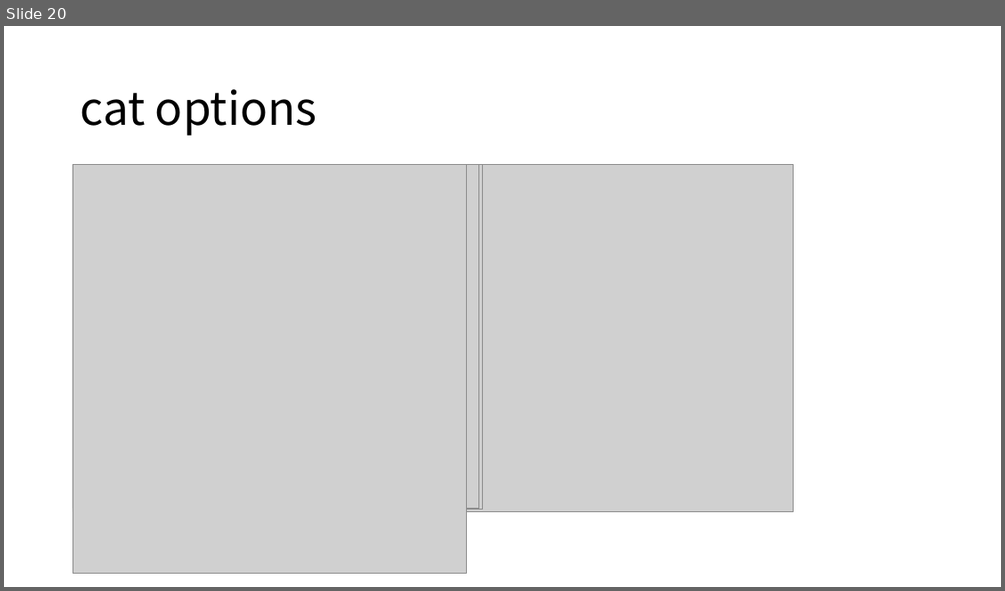
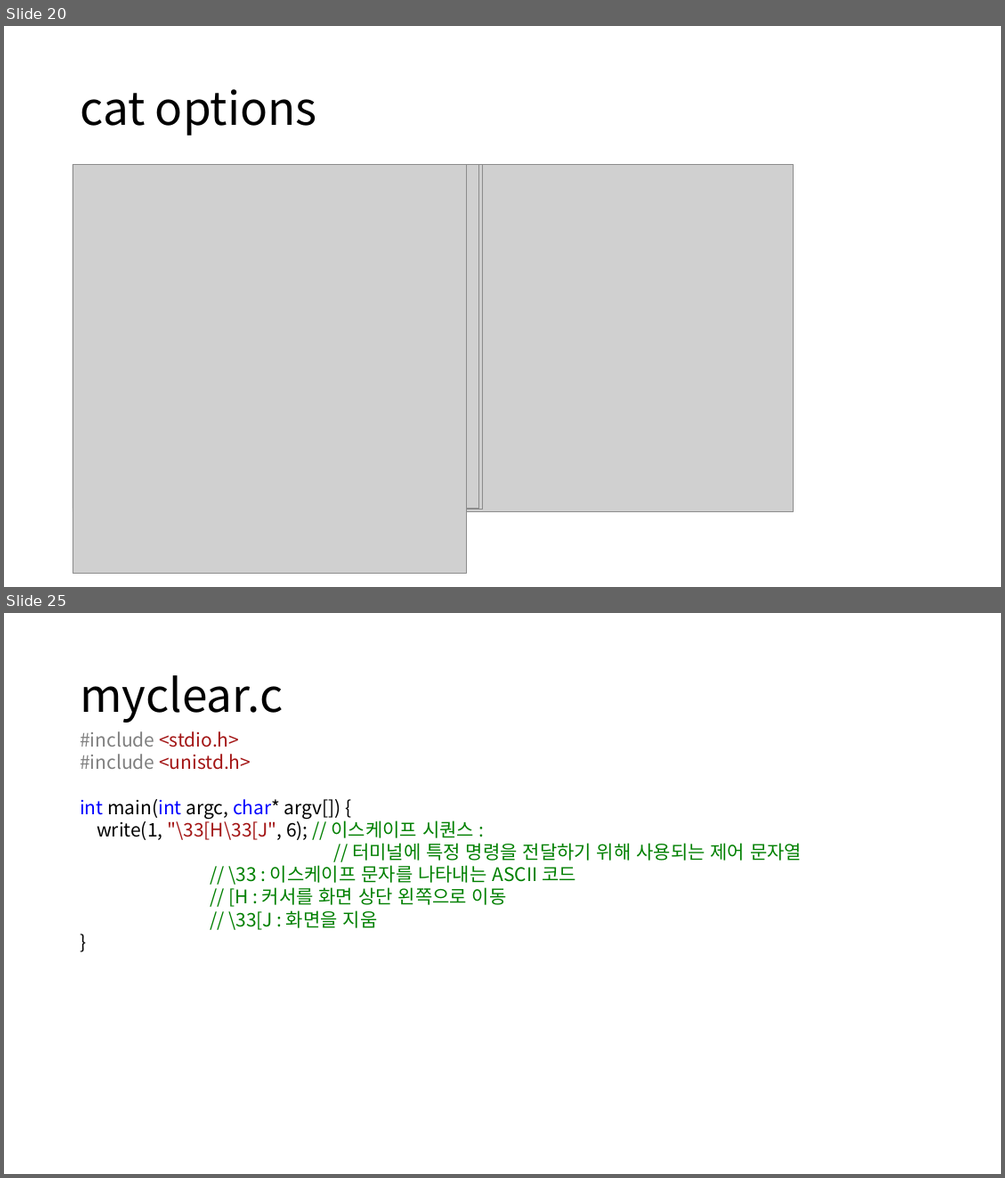
Before and after one commit to alscjf1329/SysP_3-1, a slide deck: Sys_final/SysP 기말.pptx. Shown one above the other, each under a label of ours: slide 20 before the commit, slides 20 and 25 after it; the slides between them are not shown. The pictures are 1005x591 and 1005x1178 pixels, drawn with LibreOffice and Linux fonts; fonts in the diff are those of the drawing; grey boxes stand for pictures. Boxes give left, top, right and bottom in pixels: in the first picture for what was removed or moved away, otherwise in the second. Text is boxed around its words. In the diff, an @@ line names an element or a change of style, - is before the commit and + after.

```diff
--- a/Sys_final/SysP 기말.pptx
+++ b/Sys_final/SysP 기말.pptx
@@ slide 25 added at (4, 613, 1001, 1174), background #FFFFFF @@
@@ title added at (80, 675, 283, 722), 44 pt, text #000000 @@
+myclear.c
@@ text added at (80, 731, 801, 930), 18 pt, text #008000 @@
+#include <stdio.h>
+#include <unistd.h>
+int main(int argc, char* argv[]) {
+write(1, "\33[H\33[J", 6); // 이스케이프 시퀀스 :
+// 터미널에 특정 명령을 전달하기 위해 사용되는 제어 문자열
+// \33 : 이스케이프 문자를 나타내는 ASCII 코드
+// [H : 커서를 화면 상단 왼쪽으로 이동
+// \33[J : 화면을 지움
+}
```
Also in this commit, not shown: 3 slides changed, 20 other slides added, 6 other files.
